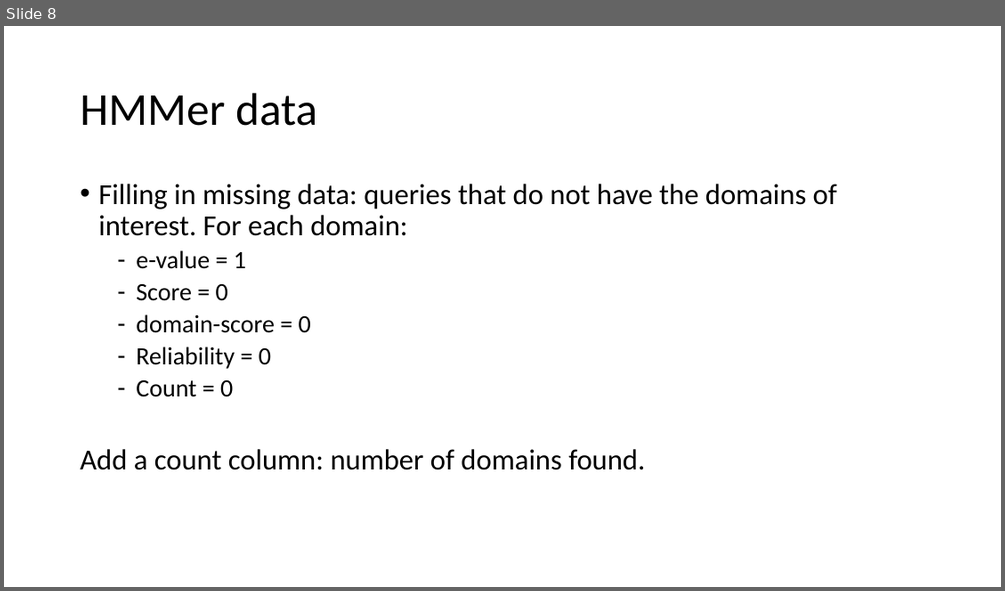
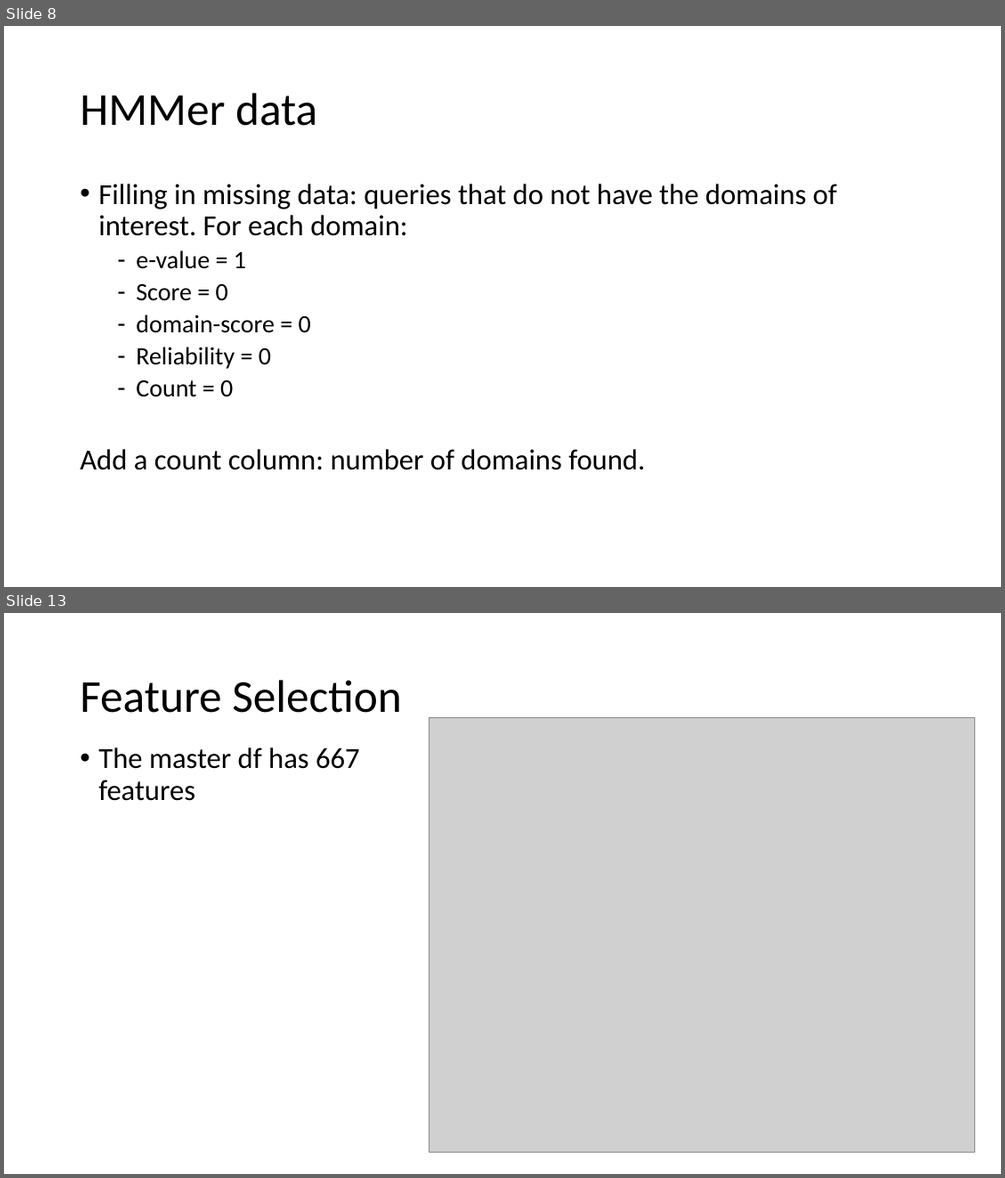
Before and after one commit to JoannaDrx/protein-classification, a slide deck: drugpro-jd.pptx. Shown one above the other, each under a label of ours: slide 8 before the commit, slides 8 and 13 after it; the slides between them are not shown. The pictures are 1005x591 and 1005x1178 pixels, drawn with LibreOffice and Linux fonts; fonts in the diff are those of the drawing; grey boxes stand for pictures. Boxes give left, top, right and bottom in pixels: in the first picture for what was removed or moved away, otherwise in the second. Text is boxed around its words. In the diff, an @@ line names an element or a change of style, - is before the commit and + after.

```diff
--- a/drugpro-jd.pptx
+++ b/drugpro-jd.pptx
@@ slide 13 added at (4, 613, 1001, 1174), background #FFFFFF @@
@@ title added at (80, 680, 402, 713), 44 pt, text #000000 @@
+Feature Selection
@@ picture added at (429, 718, 975, 1152) @@
@@ text added at (98, 747, 360, 801), 28 pt, text #000000 @@
+• The master df has 667 features
```
Also in this commit, not shown: 7 slides changed, 4 other slides added, 5 slides removed, 25 other files.
